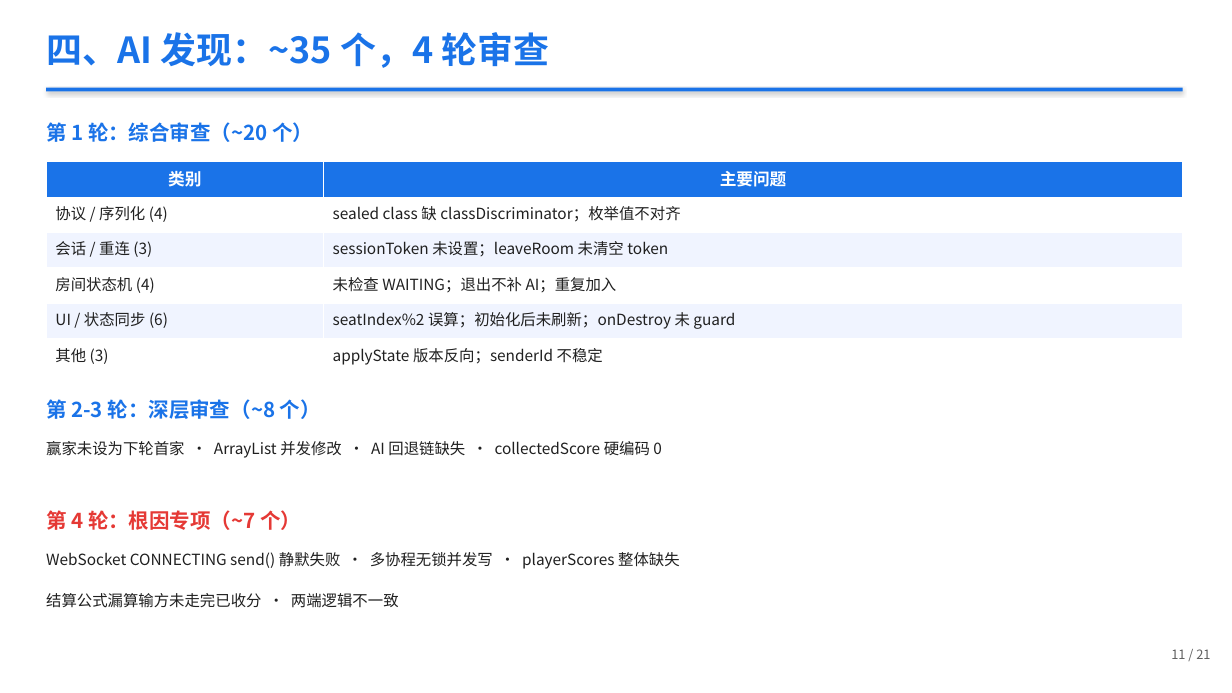
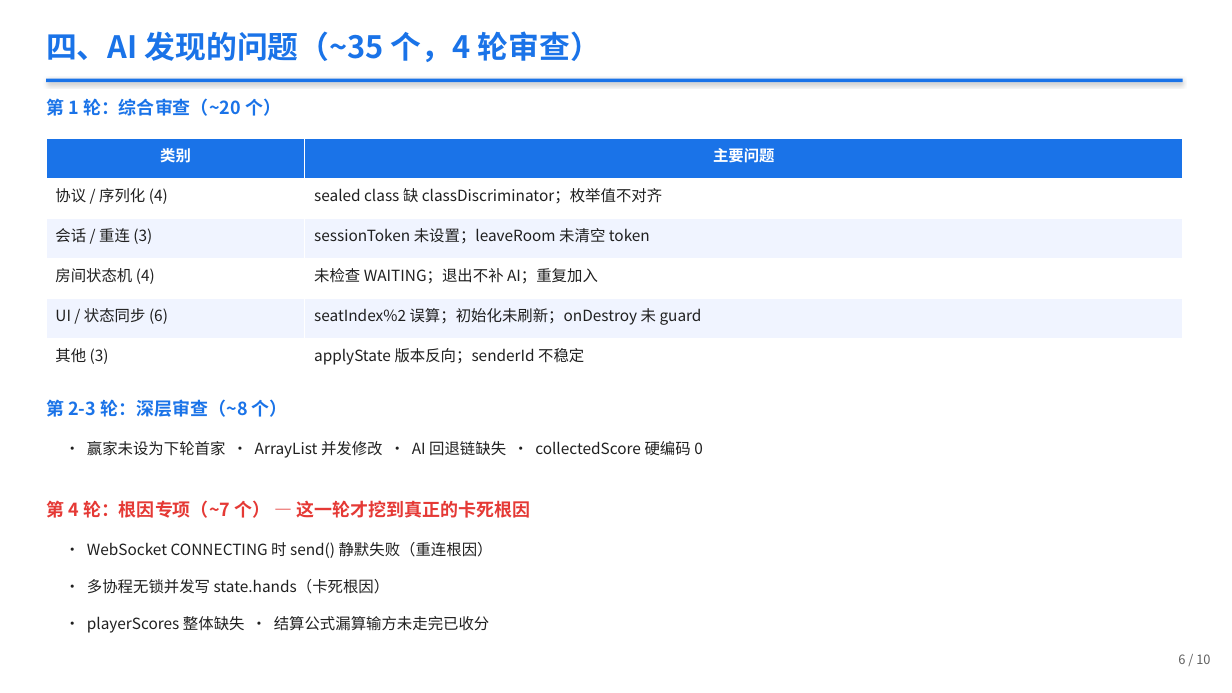
Before and after one commit to berming/AndroidAPP, a slide deck: slide 6 of docs/dev_summary.pptx (slide 11 before the commit). Drawn at 1232x693 pixels with LibreOffice and Linux fonts; fonts in the diff are those of the drawing. Boxes give left, top, right and bottom in pixels: in the first picture for what was removed or moved away, otherwise in the second. Text is boxed around its words. In the diff, an @@ line names an element or a change of style, - is before the commit and + after.

```diff
--- a/docs/dev_summary.pptx
+++ b/docs/dev_summary.pptx
@@ text at <box>46,31,601,62</box>: text changed; size 28 to 24 pt @@
-四、AI 发现：~35 个，4 轮审查
+四、AI 发现的问题（~35 个，4 轮审查）
@@ rectangle: place and size @@
-rectangle at <box>46,88,1183,91</box>
+rectangle at <box>46,79,1183,82</box>
@@ text "第 1 轮：综合审查（~20 个）" at <box>46,98,281,116</box>: size 16 to 14 pt @@
@@ text "第 1 轮：综合审查（~20 个）": place and size @@
-text "第 1 轮：综合审查（~20 个）" at <box>46,122,313,142</box>
+text "第 1 轮：综合审查（~20 个）" at <box>46,98,281,116</box>
@@ table at <box>46,139,1183,379</box> @@
-row 5, column 2: seatIndex%2 误算；初始化后未刷新；onDestroy 未 guard
+row 5, column 2: seatIndex%2 误算；初始化未刷新；onDestroy 未 guard
@@ size 13 to 12 pt in "类别", "主要问题" @@
@@ table: place and size @@
-table at <box>46,162,1183,374</box>
+table at <box>46,139,1183,379</box>
@@ text "第 2-3 轮：深层审查（~8 个）" at <box>46,399,288,417</box>: size 16 to 14 pt @@
@@ text at <box>87,441,703,458</box>: text changed @@
-赢家未设为下轮首家 · ArrayList 并发修改 · AI 回退链缺失 · collectedScore 硬编码 0
+· 赢家未设为下轮首家 · ArrayList 并发修改 · AI 回退链缺失 · collectedScore 硬编码 0
@@ text at <box>46,500,531,518</box>: text changed; size 16 to 14 pt @@
-第 4 轮：根因专项（~7 个）
+第 4 轮：根因专项（~7 个） — 这一轮才挖到真正的卡死根因
@@ text added at <box>87,542,493,558</box>, 12 pt, text #202020 @@
+· WebSocket CONNECTING 时 send() 静默失败（重连根因）
@@ text at <box>87,579,390,594</box>: text changed @@
-WebSocket CONNECTING send() 静默失败 · 多协程无锁并发写 · playerScores 整体缺失
+· 多协程无锁并发写 state.hands（卡死根因）
@@ text at <box>87,616,490,633</box>: text changed @@
-结算公式漏算输方未走完已收分 · 两端逻辑不一致
+· playerScores 整体缺失 · 结算公式漏算输方未走完已收分
@@ text removed at <box>1171,649,1210,659</box> @@
-11 / 21
@@ text added at <box>1178,654,1210,664</box>, 10 pt, text #606060 @@
+6 / 10
```
Also in this commit, not shown: 5 other slides changed, 4 slides added, 15 slides removed, 1 other file.
